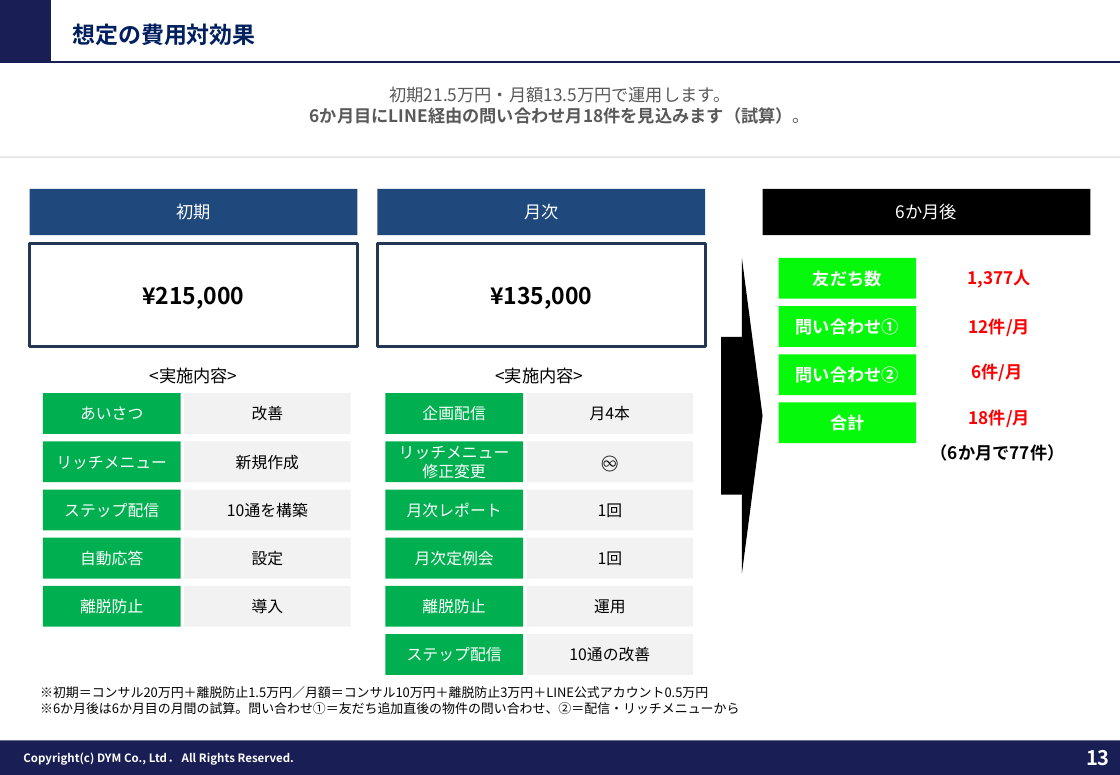
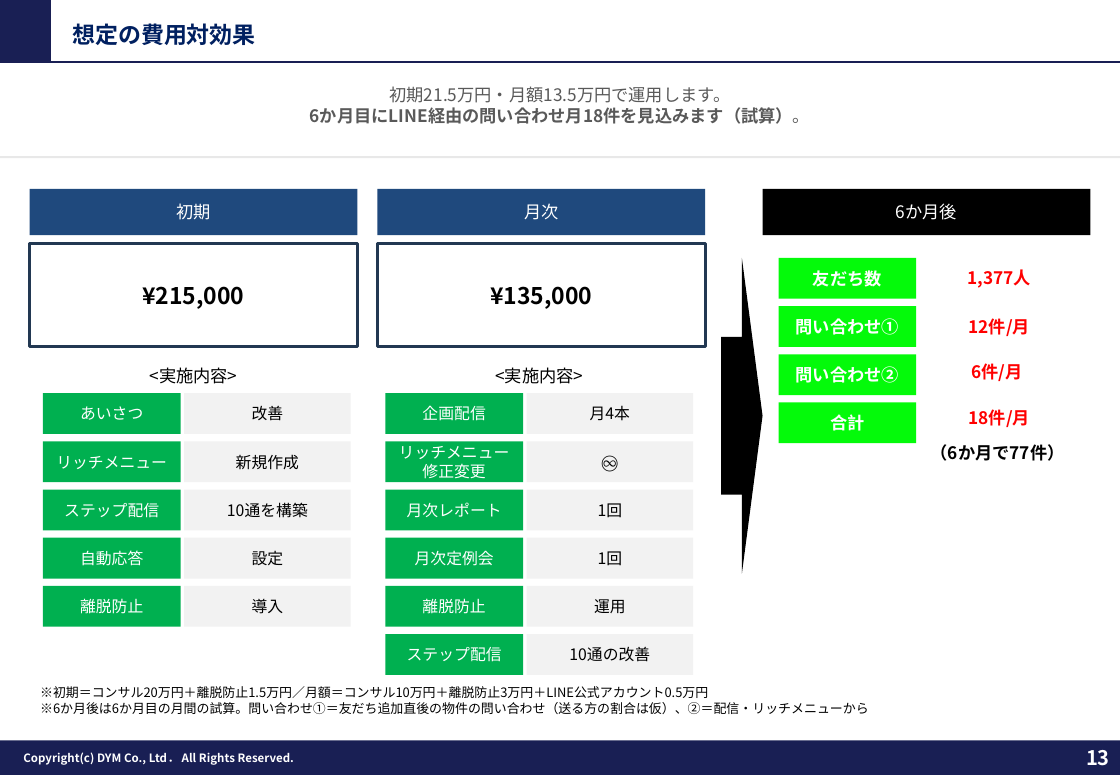
Before and after one commit to tonomura-r-dev/folder, a slide deck: slide 13 of 202609_株式会社あらうち御中_LINE公式アカウント運用のご提案_S1-17修正.pptx. Drawn at 1120x775 pixels with LibreOffice and Linux fonts; fonts in the diff are those of the drawing; background and template pictures are left out. Boxes give left, top, right and bottom in pixels: in the first picture for what was removed or moved away, otherwise in the second. Text is boxed around its words. In the diff, an @@ line names an element or a change of style, - is before the commit and + after.

```diff
--- a/202609_株式会社あらうち御中_LINE公式アカウント運用のご提案_S1-17修正.pptx
+++ b/202609_株式会社あらうち御中_LINE公式アカウント運用のご提案_S1-17修正.pptx
@@ text at (x1=40, y1=702, x2=869, y2=714): text changed @@
-※6か月後は6か月目の月間の試算。問い合わせ①＝友だち追加直後の物件の問い合わせ、②＝配信・リッチメニューから
+※6か月後は6か月目の月間の試算。問い合わせ①＝友だち追加直後の物件の問い合わせ（送る方の割合は仮）、②＝配信・リッチメニューから
```
Also in this commit, not shown: 10 other slides changed, 2 other files.
